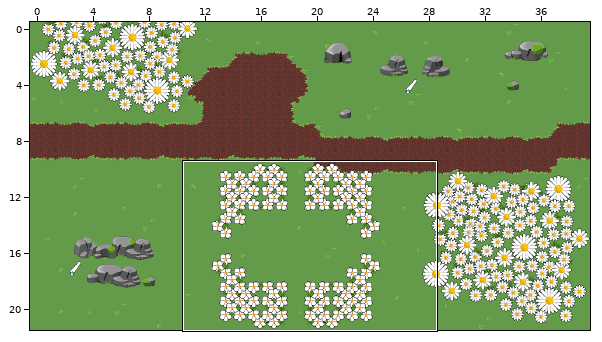
Tiled map -- maps/level4.tmx. Above: a wide view before the commit, with the close-up outlined.
Close-up. Before the commit:
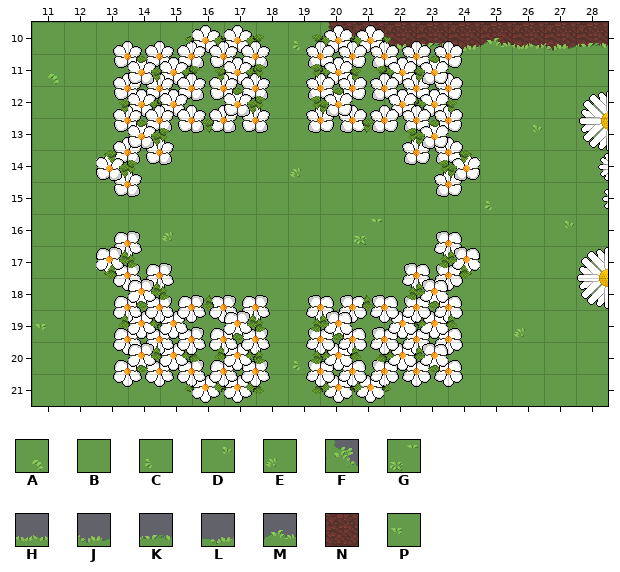
Cells are 32x32 px. Shown: x 11..28, y 10..21. The commit also changed other parts of the map, which this record leaves out.
Key: from "[M]Grass": A 8, B 15, C 17, D 26, E 35, F 40, G 44, H 47, J 48, K 49, L 50, M 51, N 52, P 53.
_ is an empty cell, # one hidden under a higher layer.
Layers that did not change in this view are not listed.
Layer "tiles" before, first column x 11:
10 #########NNNNNNNNN
11 ##################
12 ##################
13 ##################
14 ##################
15 ##################
16 ##################
17 ##################
18 ##################
19 ##################
20 ##################
21 ##################
Layer "tilesover" before, first column x 11:
10 BBBBBBBBCFHJKLMHJK
11 ABBBBBBBBBBBBBBBBB
12 BBBBBBBBBBBBBBBBBB
13 BBBBBBBBBBBBBBBDBB
14 BBBBBBBBEBBBBBBBBB
15 BBBBBBBBBBBBBBCBBB
16 BBBBEBBBBBGBBBBBDB
17 BBBBBBBBBBBBBBBBBB
18 BBBBBBBBBBBBBBBBBB
19 PBBBBBBBBBBBBBBEBB
20 BBBBBBBBCBBBBBBBBB
21 BBBBBBBBBBBBBBBBBB
After the commit:
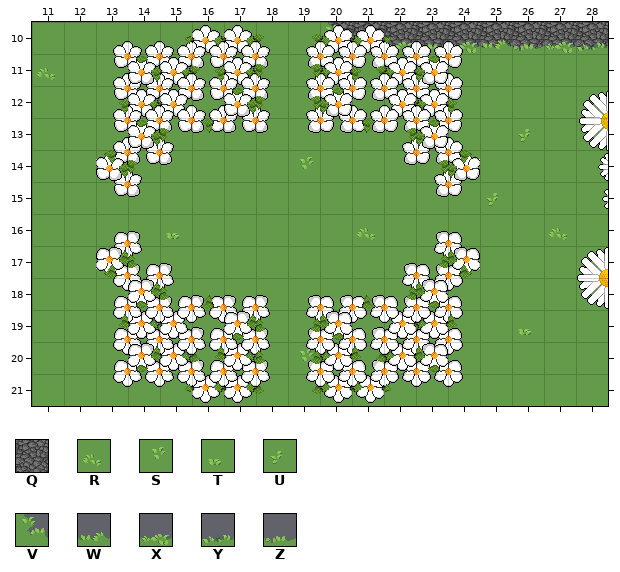
Further tiles: from "[M]Grass": Q 0, R 3, S 4, T 5, U 7, V 18, W 30, X 31, Y 32, Z 34.
The edit:
Changed rows in their new state; . is an unchanged cell.
Layer "tiles":
first column x 20:
10 QQQQQQQQQ
Layer "tilesover":
first column x 11:
10 ........BVZXZXWZXY
11 R.................
13 ...............U..
14 ........S.........
15 ..............U...
16 ....T.....R.....R.
19 B..............T..
20 ........S.........
